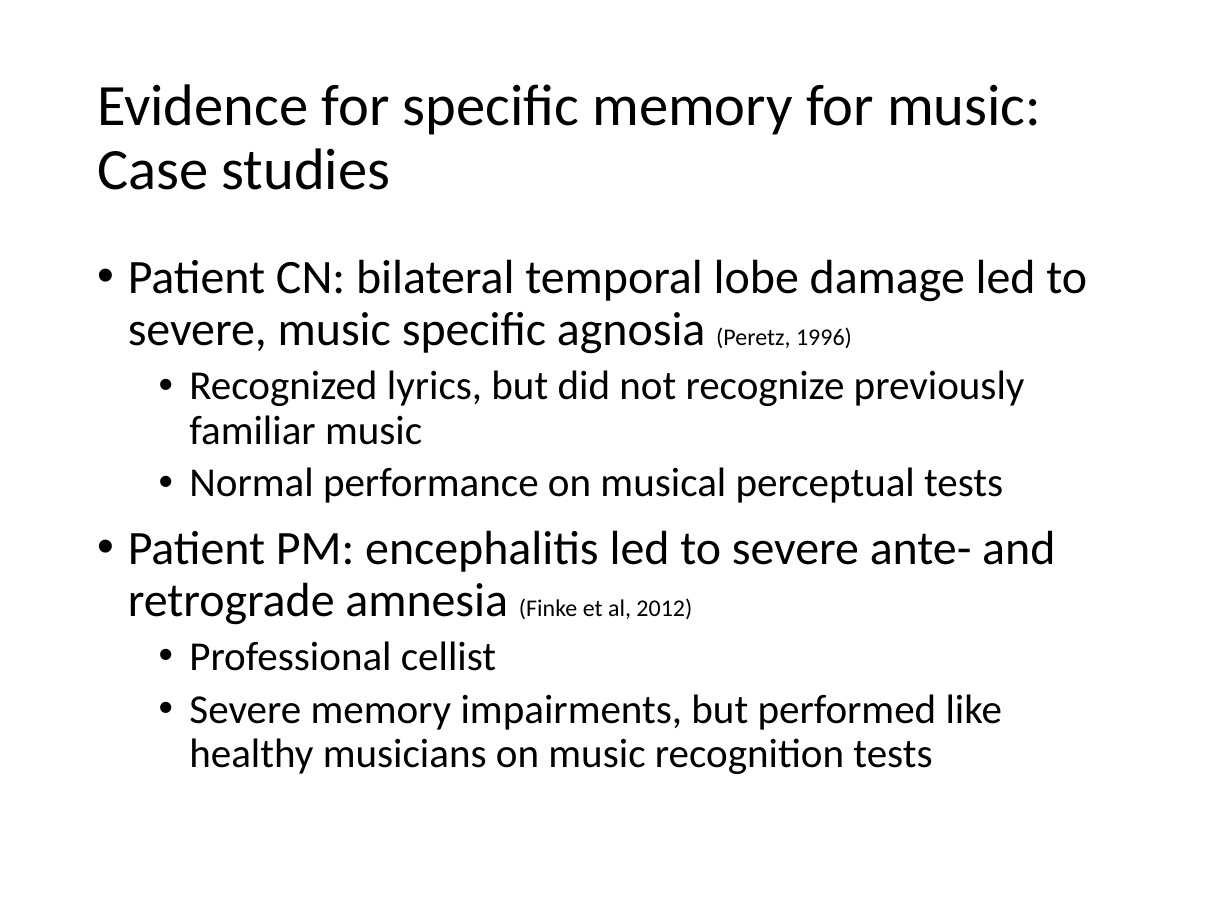
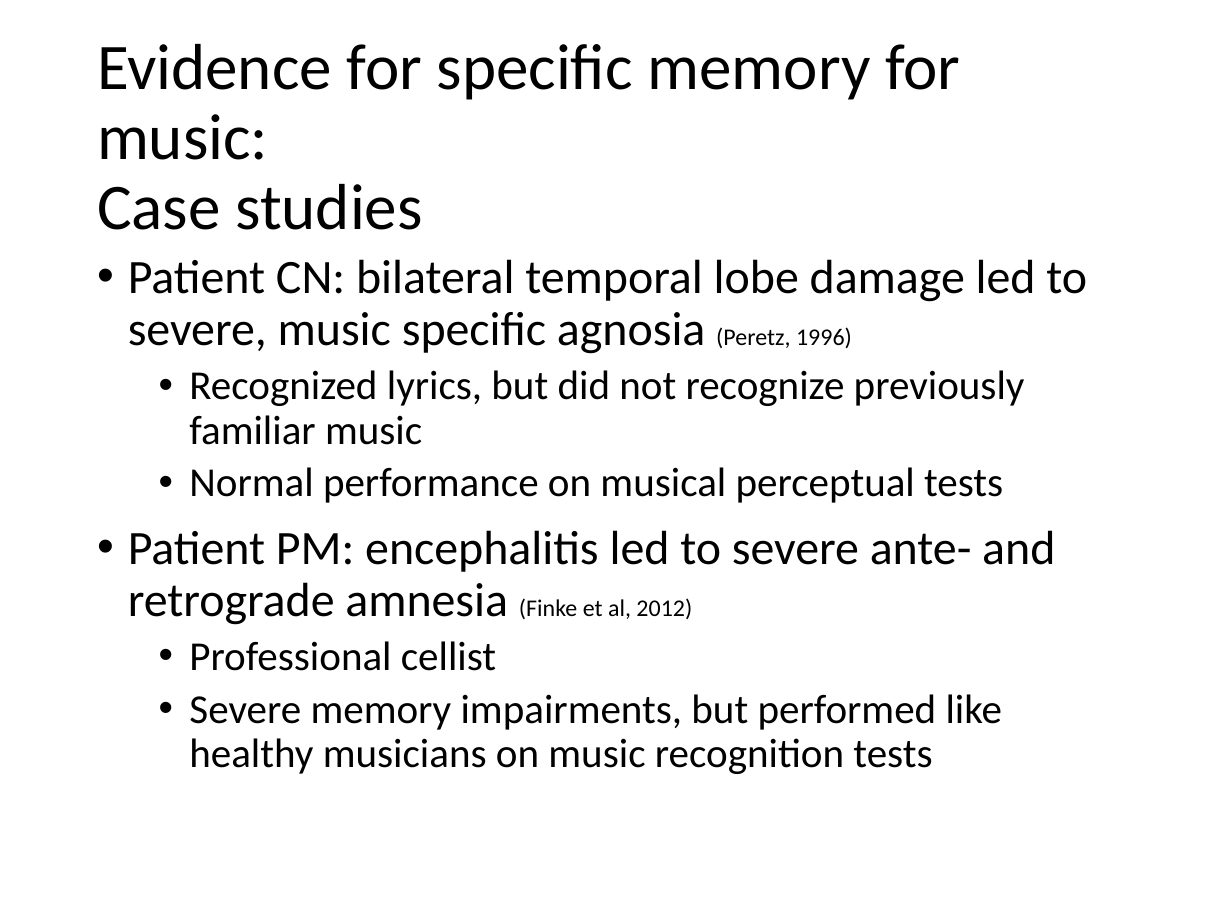
Before and after one commit to asternin/PhDProject, a slide deck: slide 3 of Proposal/2017.06.21-ProposalPresentation.pptx. Drawn at 1232x924 pixels with LibreOffice and Linux fonts; fonts in the diff are those of the drawing. Boxes give left, top, right and bottom in pixels: in the first picture for what was removed or moved away, otherwise in the second. Text is boxed around its words. In the diff, an @@ line names an element or a change of style, - is before the commit and + after.

```diff
--- a/Proposal/2017.06.21-ProposalPresentation.pptx
+++ b/Proposal/2017.06.21-ProposalPresentation.pptx
@@ title "Evidence for specific memory for ..." at <box>97,44,960,230</box>: size 34.2 to 38 pt @@
```
Also in this commit, not shown: 1 other slide changed, 8 other files.
